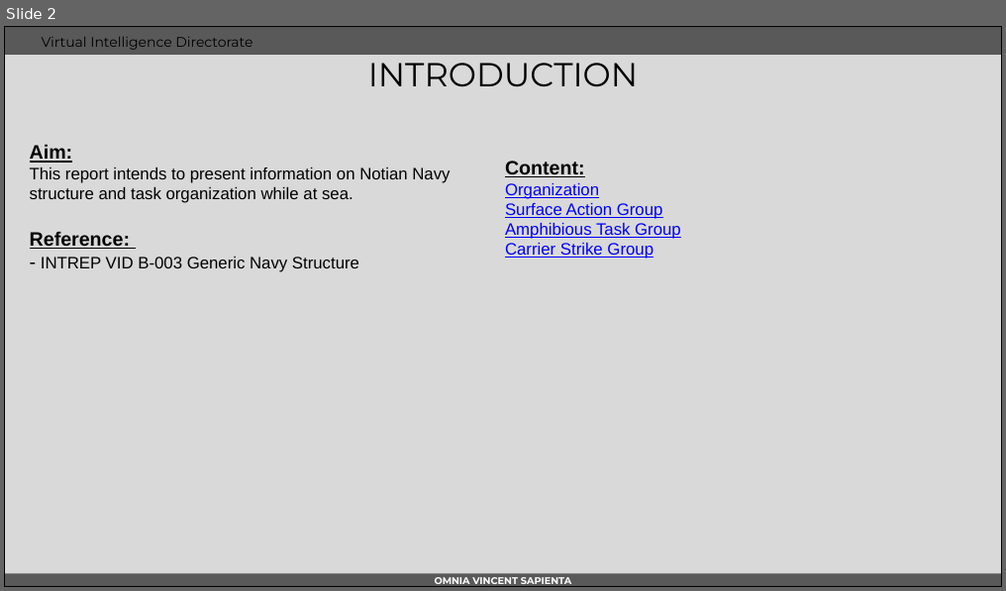
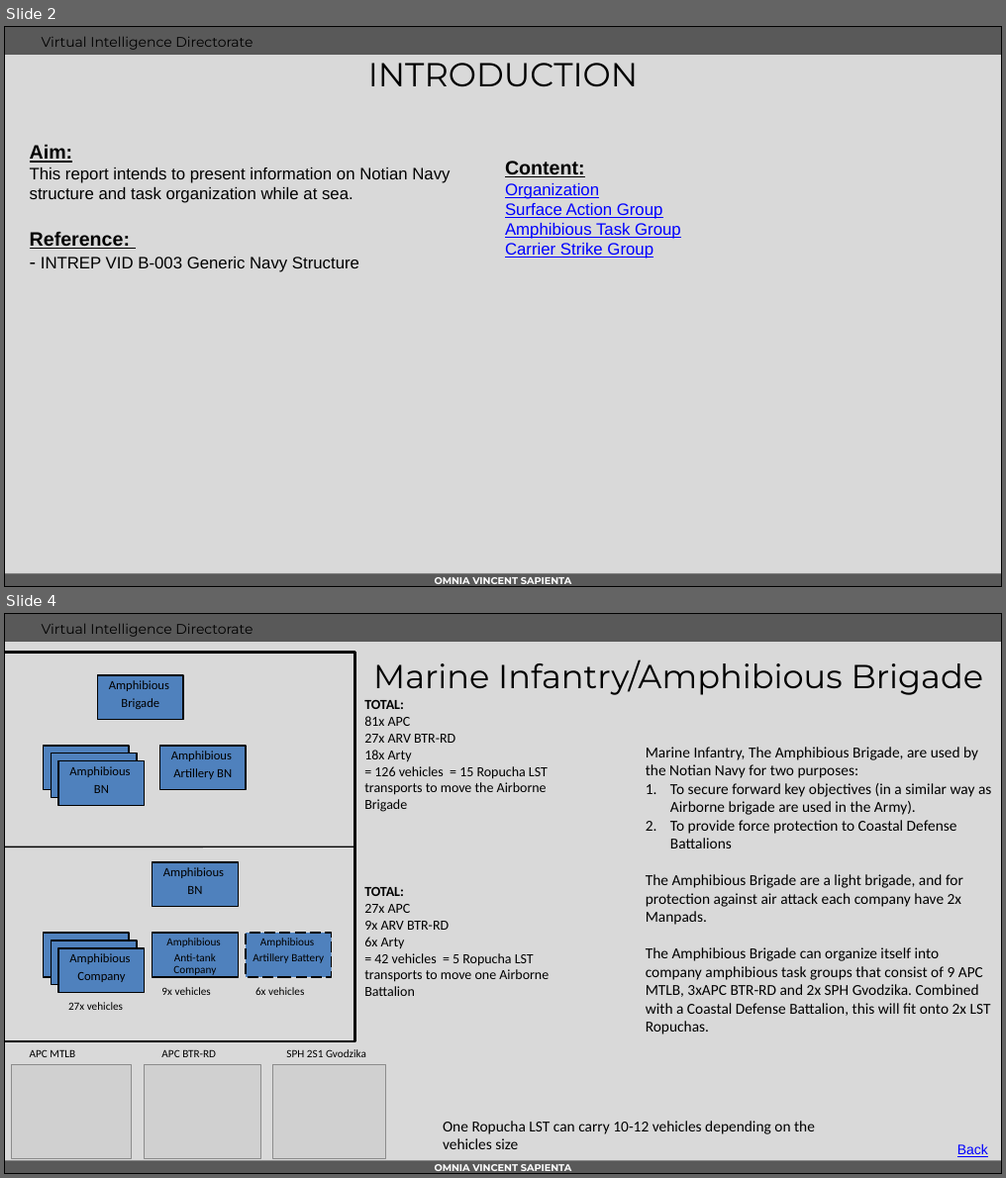
Before and after one commit to 132nd-vWing/OPAT-background, a slide deck: INTEL/VID/WIP/INTREP VID OPAC-004 - Notian Navy.pptx. Shown one above the other, each under a label of ours: slide 2 before the commit, slides 2 and 4 after it; the slides between them are not shown. The pictures are 1006x591 and 1006x1178 pixels, drawn with LibreOffice and Linux fonts; fonts in the diff are those of the drawing; grey boxes stand for pictures; background and template pictures are left out. Boxes give left, top, right and bottom in pixels: in the first picture for what was removed or moved away, otherwise in the second. Text is boxed around its words. In the diff, an @@ line names an element or a change of style, - is before the commit and + after.

Commit message:
chg: Finished OPAC VID intrep-004 about the Notian Navy

```diff
--- a/INTEL/VID/WIP/INTREP VID OPAC-004 - Notian Navy.pptx
+++ b/INTEL/VID/WIP/INTREP VID OPAC-004 - Notian Navy.pptx
@@ slide 4 added at (4, 613, 1002, 1174), background #D9D9D9; not listed: 5 template elements that a slide beside it also shows @@
@@ rectangle added at (4, 652, 355, 1042), outline #000000 2 pt @@
@@ title added at (373, 660, 984, 695), 24 pt, text #000000 @@
+Marine Infantry/Amphibious Brigade
@@ rectangle added at (98, 674, 183, 719), fill #4F81BD, outline #000000 1 pt, 9 pt, text #000000 @@
+Amphibious
+Brigade
@@ text added at (364, 700, 548, 812), 10 pt, text #000000 @@
+TOTAL:
+81x APC
+27x ARV BTR-RD
+18x Arty
+= 126 vehicles = 15 Ropucha LST transports to move the Airborne Brigade
@@ rectangle added at (43, 746, 129, 789), fill #4F81BD, outline #000000 1 pt @@
@@ rectangle added at (51, 754, 137, 797), fill #4F81BD, outline #000000 1 pt @@
@@ rectangle added at (58, 761, 145, 805), fill #4F81BD, outline #000000 1 pt, 9 pt, text #000000 @@
+Amphibious
+BN
@@ rectangle added at (159, 746, 246, 789), fill #4F81BD, outline #000000 1 pt, 9 pt, text #000000 @@
+Amphibious
+Artillery BN
@@ text added at (646, 747, 991, 1035), 11 pt, text #000000 @@
+Marine Infantry, The Amphibious Brigade, are used by the Notian Navy for two purposes:
+1. To secure forward key objectives (in a similar way as Airborne brigade are used in the Army).
+2. To provide force protection to Coastal Defense Battalions
+The Amphibious Brigade are a light brigade, and for protection against air attack each company have 2x Manpads.
+The Amphibious Brigade can organize itself into company amphibious task groups that consist of 9 APC MTLB, 3xAPC BTR-RD and 2x SPH Gvodzika. Combined with a Coastal Defense Battalion, this will fit onto 2x LST Ropuchas.
@@ line added from (4, 848) to (355, 847), #000000 1 pt @@
@@ rectangle added at (152, 862, 238, 906), fill #4F81BD, outline #000000 1 pt, 9 pt, text #000000 @@
+Amphibious
+BN
@@ text added at (364, 887, 548, 996), 10 pt, text #000000 @@
+TOTAL:
+27x APC
+9x ARV BTR-RD
+6x Arty
+= 42 vehicles = 5 Ropucha LST transports to move one Airborne Battalion
@@ rectangle added at (43, 934, 129, 977), fill #4F81BD, outline #000000 1 pt @@
@@ rectangle added at (152, 934, 238, 977), fill #4F81BD, outline #000000 1 pt, 8 pt, text #000000 @@
+Amphibious
+Anti-tank Company
@@ rectangle added at (246, 934, 332, 977), fill #4F81BD, outline #000000 1 pt dashed, 8 pt, text #000000 @@
+Amphibious
+Artillery Battery
@@ rectangle added at (51, 941, 137, 984), fill #4F81BD, outline #000000 1 pt @@
@@ rectangle added at (58, 949, 145, 992), fill #4F81BD, outline #000000 1 pt, 9 pt, text #000000 @@
+Amphibious
+Company
@@ text added at (161, 987, 211, 995), 8 pt, text #000000 @@
+9x vehicles
@@ text added at (255, 987, 304, 995), 8 pt, text #000000 @@
+6x vehicles
@@ text added at (68, 1002, 123, 1010), 8 pt, text #000000 @@
+27x vehicles
@@ text added at (30, 1050, 75, 1058), 8 pt, text #000000 @@
+APC MTLB
@@ text added at (161, 1050, 216, 1058), 8 pt, text #000000 @@
+APC BTR-RD
@@ text added at (286, 1050, 366, 1058), 8 pt, text #000000 @@
+SPH 2S1 Gvodzika
@@ picture added at (12, 1065, 132, 1158) @@
@@ picture added at (145, 1065, 261, 1158) @@
@@ picture added at (273, 1065, 386, 1158) @@
@@ text added at (443, 1121, 815, 1150), 11 pt, text #000000 @@
+One Ropucha LST can carry 10-12 vehicles depending on the vehicles size
@@ text added at (957, 1145, 988, 1157), 10 pt, text #0000FF, underline @@
+Back
```
Also in this commit, not shown: 3 slides changed, 1 other slide added, 2 slides removed, 5 other files.
